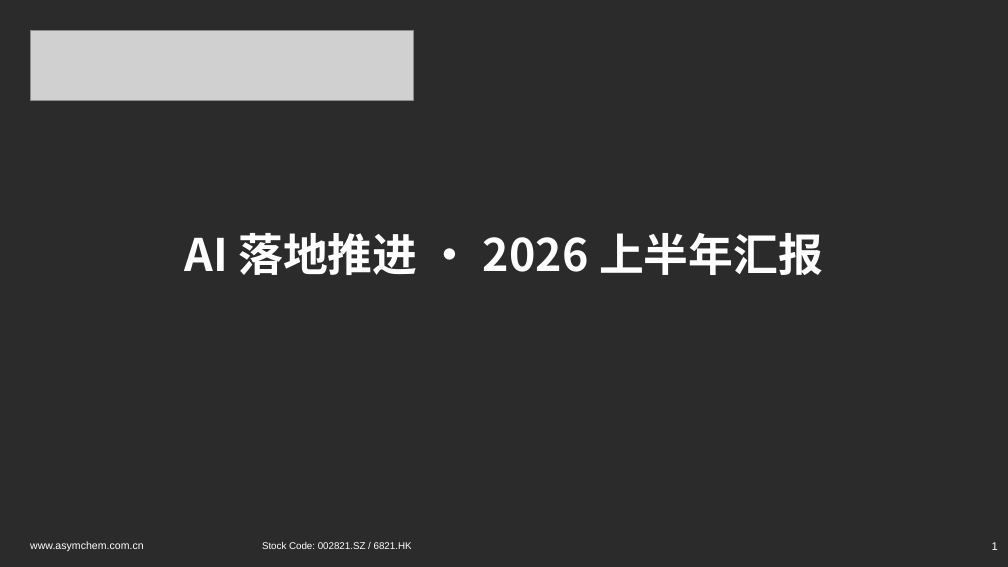
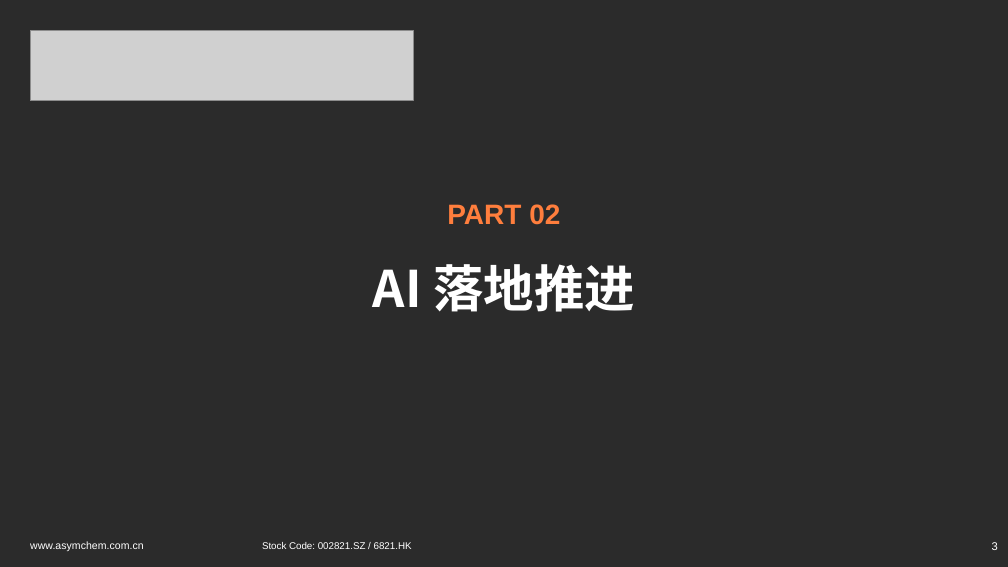
Before and after one commit to peterli0913/PML, a slide deck: slide 3 of AI_推进汇报_2026上半年.pptx (slide 1 before the commit). Drawn at 1008x567 pixels with LibreOffice and Linux fonts; fonts in the diff are those of the drawing; grey boxes stand for pictures; background and template pictures are left out; a plain dark background stands for a picture behind light text. Boxes give left, top, right and bottom in pixels: in the first picture for what was removed or moved away, otherwise in the second. Text is boxed around its words. In the diff, an @@ line names an element or a change of style, - is before the commit and + after.

```diff
--- a/AI_推进汇报_2026上半年.pptx
+++ b/AI_推进汇报_2026上半年.pptx
@@ text added at box(447, 204, 560, 225), 20 pt, text #FF7E3D, bold @@
+PART 02
@@ text at box(373, 264, 635, 312): text changed; size 32 to 36 pt @@
-AI 落地推进 · 2026 上半年汇报
+AI 落地推进
@@ text at box(992, 542, 998, 550): text changed @@
-1
+3
```
Also in this commit, not shown: 7 other slides changed, 3 slides added, 1 other file.
